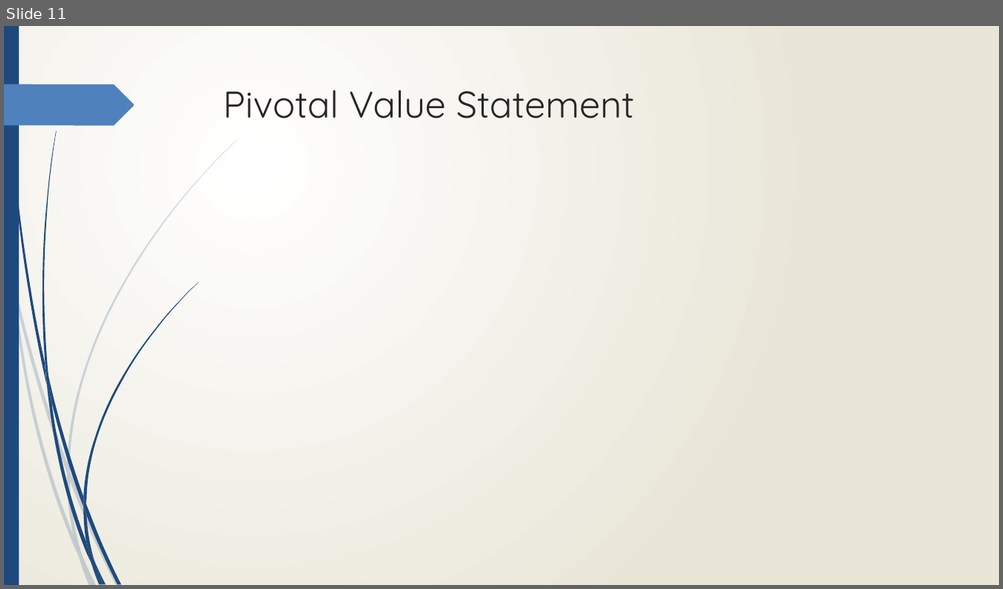
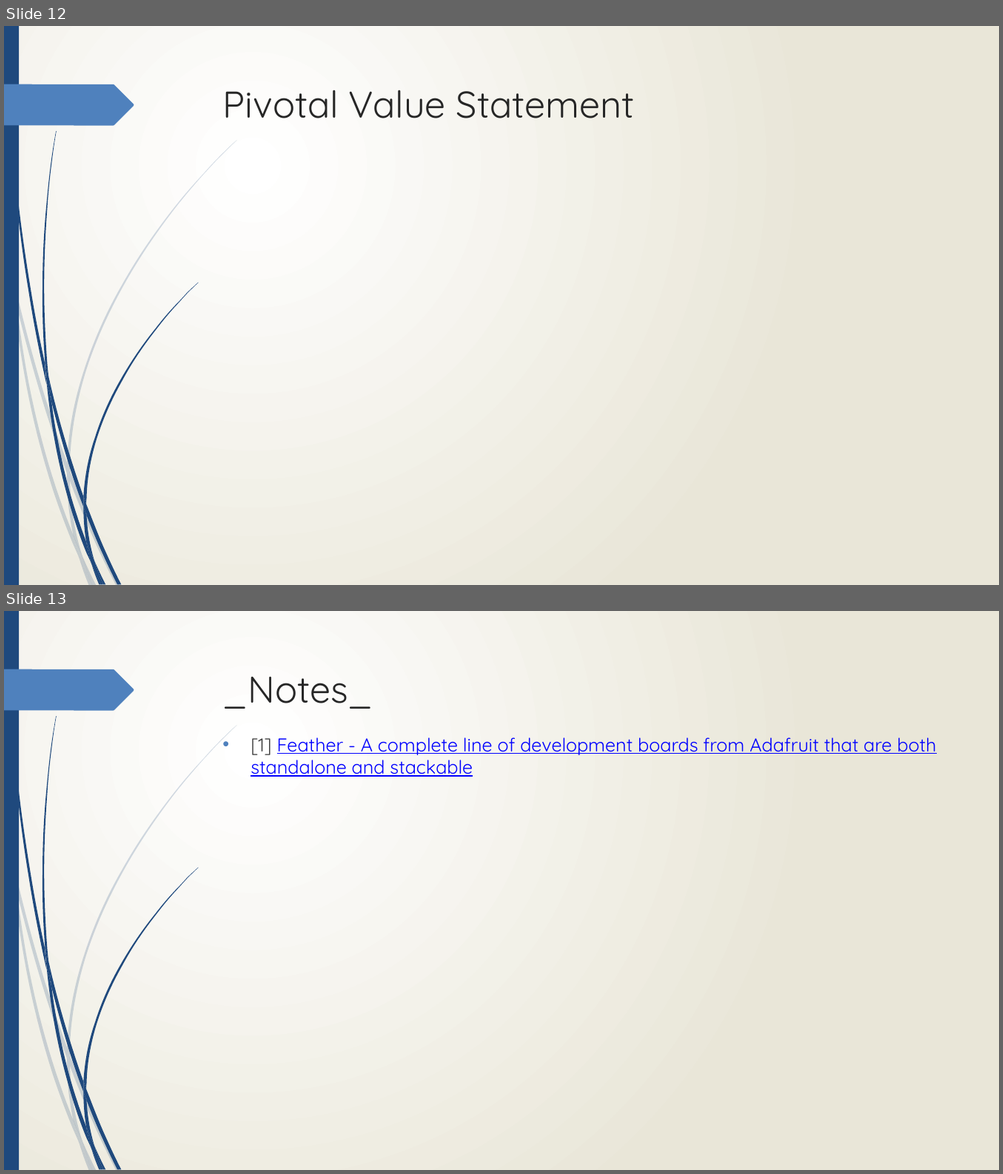
Before and after one commit to Jmr-Work/Pivotal_Presentation, a slide deck: Suppl/Pivotal Presentation - DTECTS.pptx. Shown one above the other, each under a label of ours: slide 11 before the commit, slides 12 and 13 after it. The pictures are 1003x589 and 1003x1174 pixels, drawn with LibreOffice and Linux fonts; fonts in the diff are those of the drawing. Boxes give left, top, right and bottom in pixels: in the first picture for what was removed or moved away, otherwise in the second. Text is boxed around its words. In the diff, an @@ line names an element or a change of style, - is before the commit and + after.

```diff
--- a/Suppl/Pivotal Presentation - DTECTS.pptx
+++ b/Suppl/Pivotal Presentation - DTECTS.pptx
@@ slide 13 added at [4,611,999,1170], background gradient #FFFFFF to #EAE7D8; not listed: 24 template elements that a slide beside it also shows @@
@@ title added at [223,676,373,709], 36 pt, text #262626 @@
+_Notes_
@@ text added at [250,738,936,777], 18 pt, text #0000FF, underline @@
+• [1] Feather - A complete line of development boards from Adafruit that are both standalone and stackable
@@ what was slide 11 is now slide 12 @@
```
Also in this commit, not shown: 2 other slides added, 2 slides removed, 3 other files.
